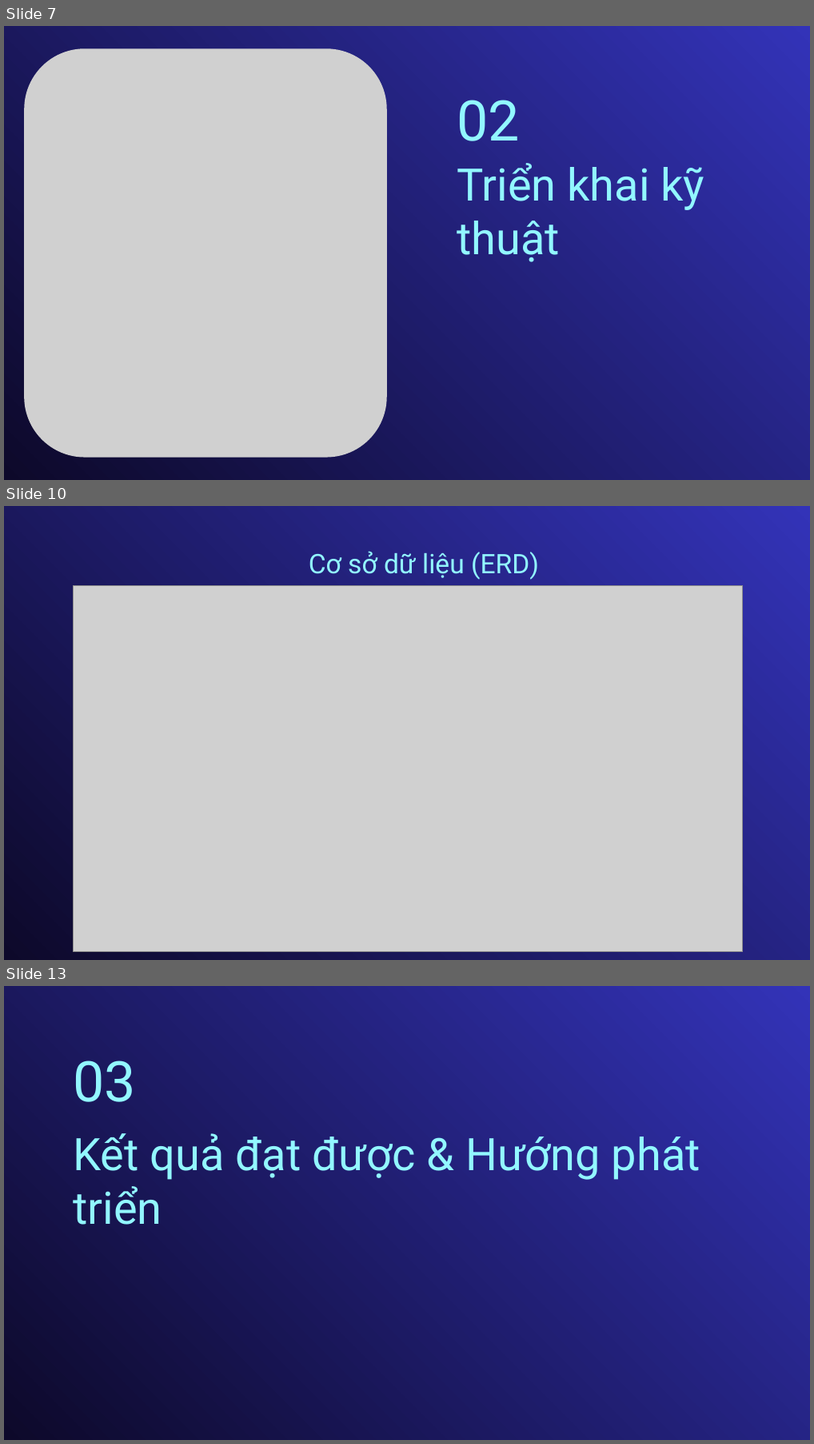
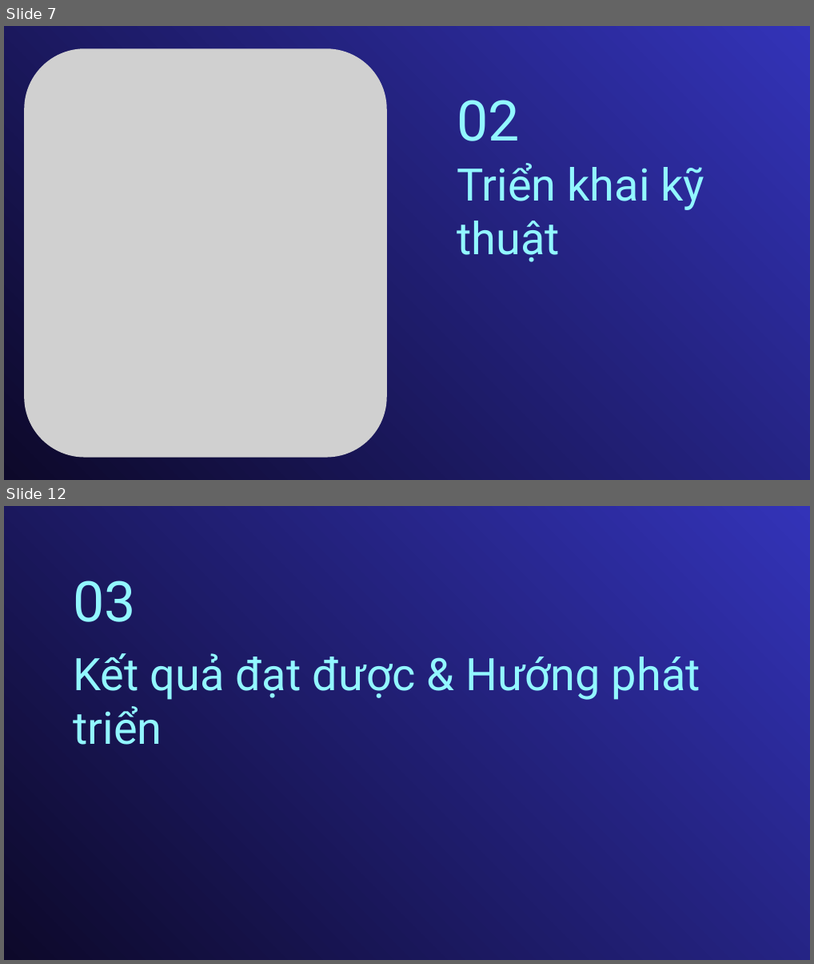
Before and after one commit to truongtonguyen/tn-da22ttb-110122127-truongnguyentonguyen-htquanlydaugiamathangdientu, a slide deck: docs/110122127-TruongNguyenToNguyen-Báo cáo-Khóa luận TN.pptx. Shown one above the other, each under a label of ours: slides 7, 10 and 13 before the commit, slides 7 and 12 after it; the slides between them are not shown. The pictures are 814x1444 and 814x964 pixels, drawn with LibreOffice and Linux fonts; fonts in the diff are those of the drawing; grey boxes stand for pictures. Boxes give left, top, right and bottom in pixels: in the first picture for what was removed or moved away, otherwise in the second. Text is boxed around its words. In the diff, an @@ line names an element or a change of style, - is before the commit and + after.

```diff
--- a/docs/110122127-TruongNguyenToNguyen-Báo cáo-Khóa luận TN.pptx
+++ b/docs/110122127-TruongNguyenToNguyen-Báo cáo-Khóa luận TN.pptx
@@ slide 10 removed at [4, 506, 810, 960], background gradient #0D092A to #3333B8 @@
@@ text removed at [309, 551, 539, 580] @@
-Cơ sở dữ liệu (ERD)
@@ picture removed at [74, 585, 742, 951] @@
@@ what was slide 13 is now slide 12 @@
```
Also in this commit, not shown: 11 slides changed, 54 other files.
